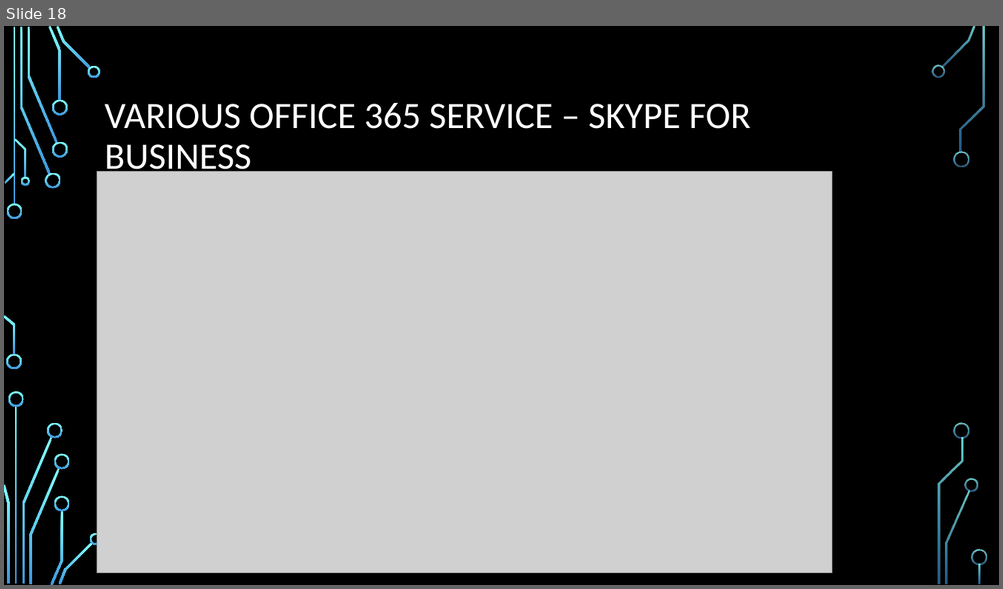
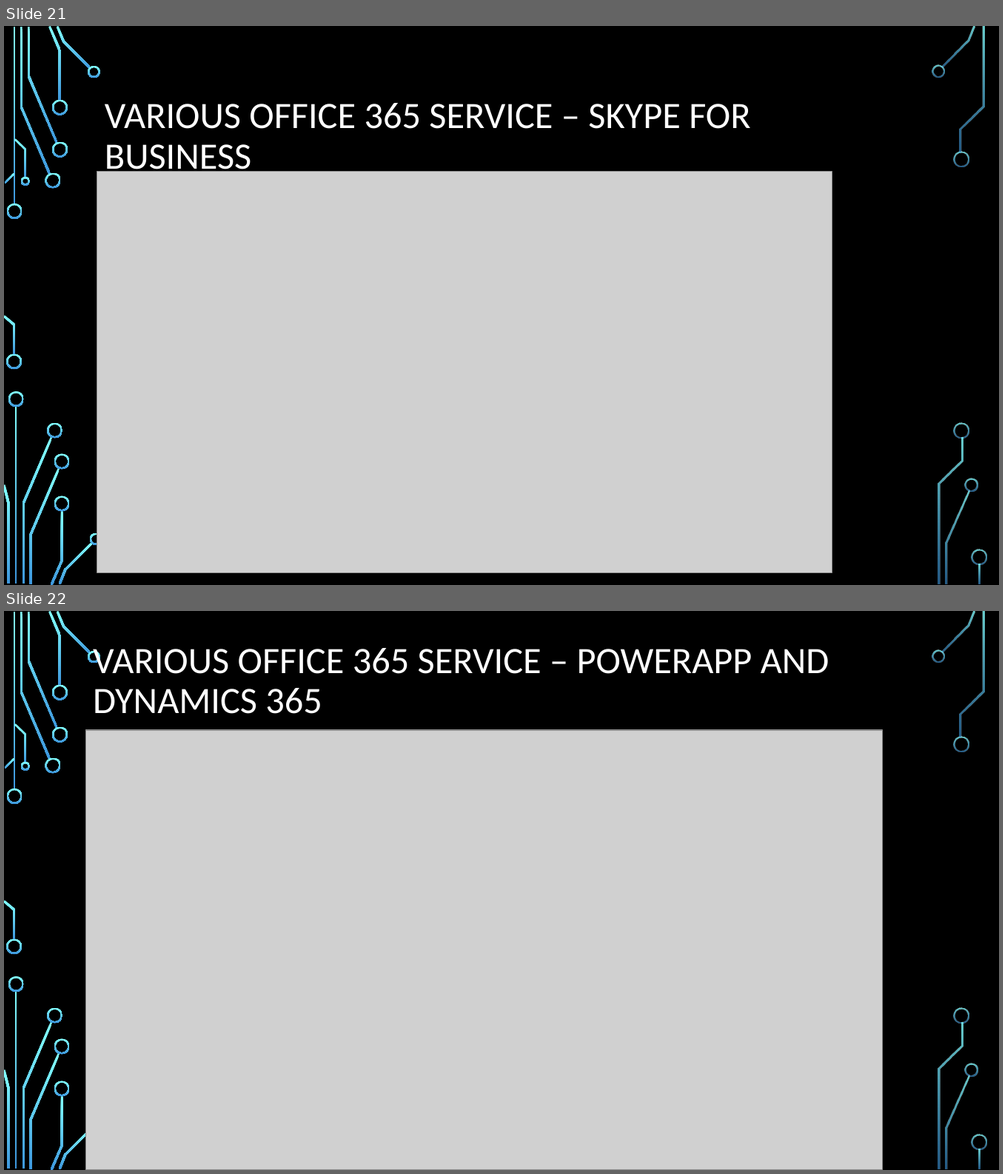
Before and after one commit to HIS-Computer-Club/MSOffice, a slide deck: MSOffice.pptx. Shown one above the other, each under a label of ours: slide 18 before the commit, slides 21 and 22 after it. The pictures are 1003x589 and 1003x1174 pixels, drawn with LibreOffice and Linux fonts; fonts in the diff are those of the drawing; grey boxes stand for pictures; background and template pictures are left out. Boxes give left, top, right and bottom in pixels: in the first picture for what was removed or moved away, otherwise in the second. Text is boxed around its words. In the diff, an @@ line names an element or a change of style, - is before the commit and + after.

```diff
--- a/MSOffice.pptx
+++ b/MSOffice.pptx
@@ slide 22 added at <box>4,611,999,1170</box>, background picture (left out); not listed: 35 template elements that a slide beside it also shows @@
@@ title added at <box>93,648,829,714</box>, 36 pt, text #FFFFFF @@
+VARIOUS OFFICE 365 SERVICE – POWERAPP AND DYNAMICS 365
@@ picture added at <box>85,730,882,1170</box> @@
@@ what was slide 18 is now slide 21 @@
```
Also in this commit, not shown: 1 slide changed, 8 other slides added, 2 other files.
